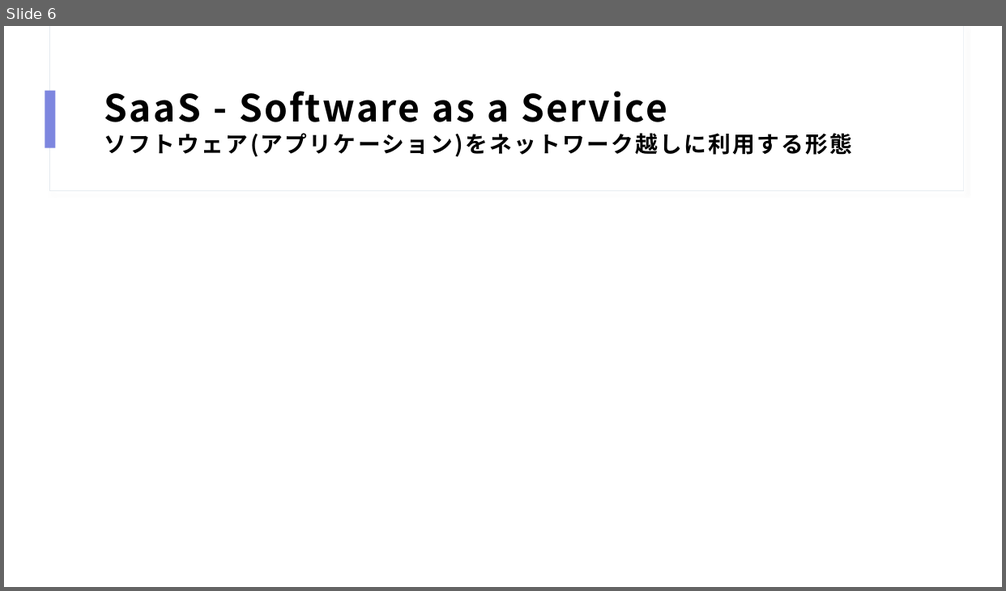
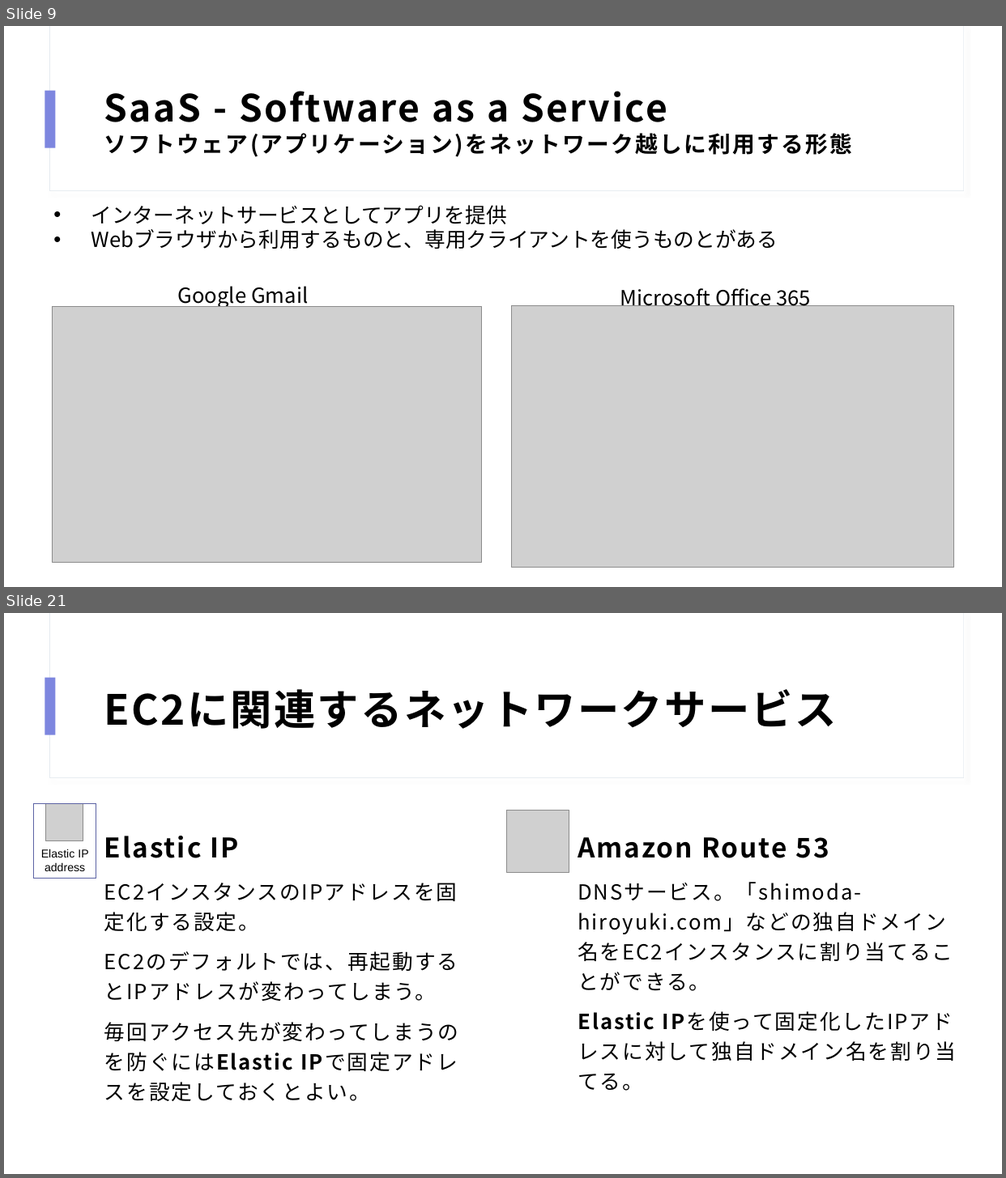
Before and after one commit to HiroyukiShimoda/itms8, a slide deck: cloud-aws.pptx. Shown one above the other, each under a label of ours: slide 6 before the commit, slides 9 and 21 after it; the slides between them are not shown. The pictures are 1006x591 and 1006x1178 pixels, drawn with LibreOffice and Linux fonts; fonts in the diff are those of the drawing; grey boxes stand for pictures. Boxes give left, top, right and bottom in pixels: in the first picture for what was removed or moved away, otherwise in the second. Text is boxed around its words. In the diff, an @@ line names an element or a change of style, - is before the commit and + after.

```diff
--- a/cloud-aws.pptx
+++ b/cloud-aws.pptx
@@ slide 21 added at [4,613,1002,1174], background #FFFFFF; not listed: 3 template elements that a slide beside it also shows @@
@@ title added at [104,689,837,729], 40 pt, text #000000, bold @@
+EC2に関連するネットワークサービス
@@ rectangle added at [33,804,96,878], outline #5C63A5 1 pt @@
@@ picture added at [46,804,83,841] @@
@@ picture added at [506,810,569,872] @@
@@ text added at [41,849,88,871], 11 pt, text #000000 @@
+Elastic IP address
@@ text added at [104,836,459,1101], 20 pt, text #000000 @@
+Elastic IP
+EC2インスタンスのIPアドレスを固定化する設定。
+EC2のデフォルトでは、再起動するとIPアドレスが変わってしまう。
+毎回アクセス先が変わってしまうのを防ぐにはElastic IPで固定アドレスを設定しておくとよい。
@@ text added at [577,837,953,1091], 20 pt, text #000000 @@
+Amazon Route 53
+DNSサービス。「shimoda-hiroyuki.com」などの独自ドメイン名をEC2インスタンスに割り当てることができる。
+Elastic IPを使って固定化したIPアドレスに対して独自ドメイン名を割り当てる。
@@ what was slide 6 is now slide 9 @@
@@ slide 9 changed as well @@
@@ text added at [91,205,778,249], 20 pt, text #000000 @@
+• インターネットサービスとしてアプリを提供
+• Webブラウザから利用するものと、専用クライアントを使うものとがある
@@ text added at [178,286,308,309], 20 pt, text #000000 @@
+Google Gmail
@@ text added at [620,288,811,311], 20 pt, text #000000 @@
+Microsoft Office 365
@@ picture added at [52,307,482,563] @@
@@ picture added at [512,306,954,567] @@
```
Also in this commit, not shown: 7 other slides changed, 13 other slides added, 3 slides removed.
